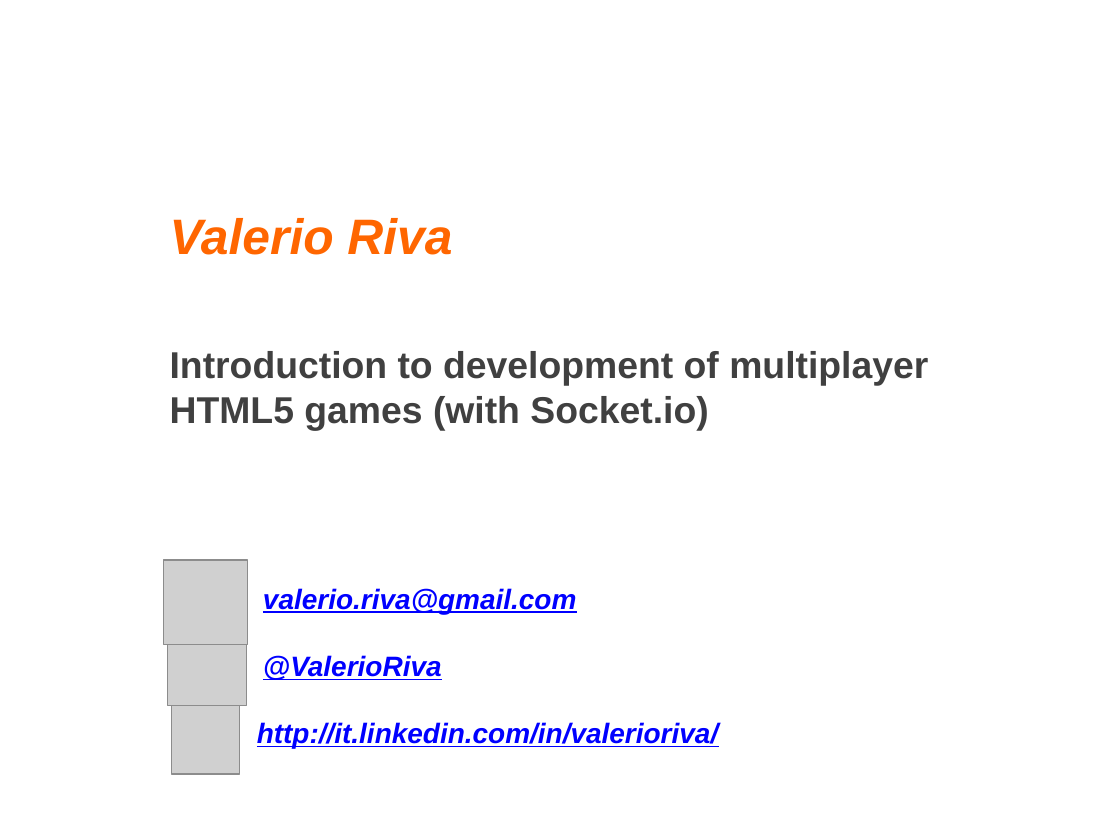
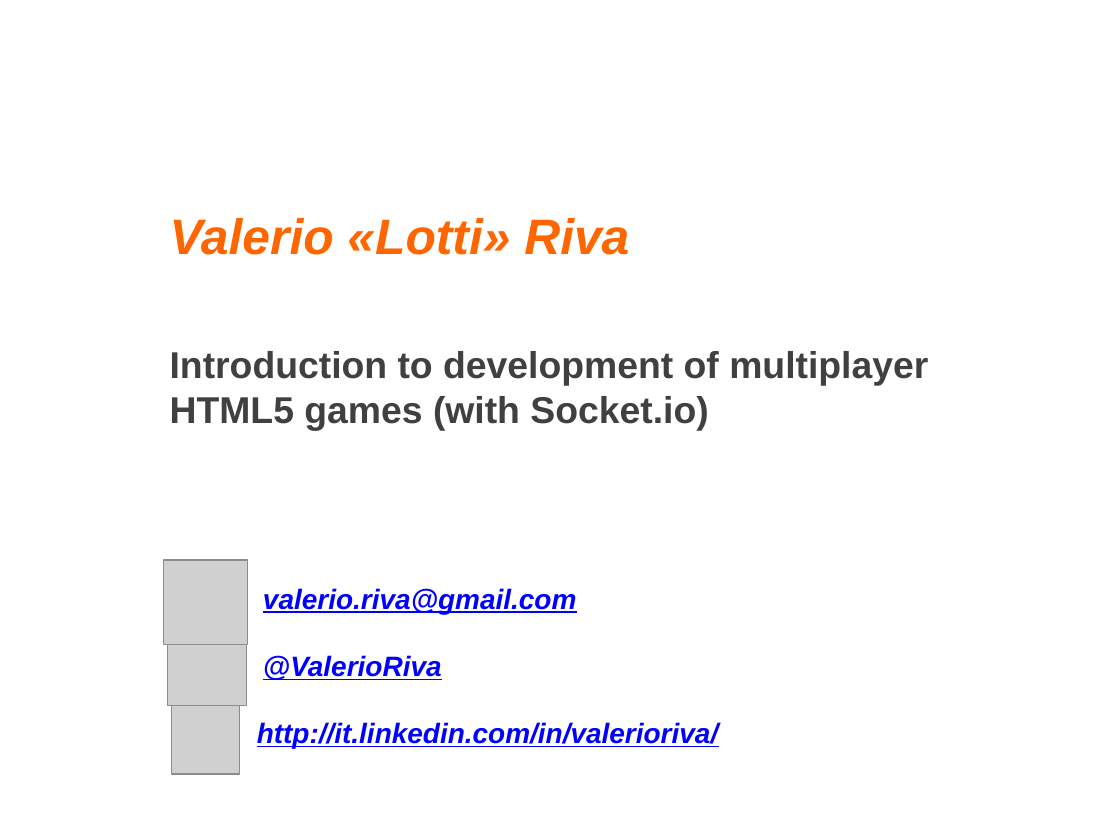
Before and after one commit to Lotti/codemotion2015, a slide deck: slide 1 of slides/slides.pptx. Drawn at 1120x840 pixels with LibreOffice and Linux fonts; fonts in the diff are those of the drawing; grey boxes stand for pictures; background and template pictures are left out. Boxes give left, top, right and bottom in pixels: in the first picture for what was removed or moved away, otherwise in the second. Text is boxed around its words. In the diff, an @@ line names an element or a change of style, - is before the commit and + after.

```diff
--- a/slides/slides.pptx
+++ b/slides/slides.pptx
@@ text at [170,218,629,255]: text changed @@
-Valerio Riva
+Valerio «Lotti» Riva
```
Also in this commit, not shown: 3 other slides changed, 7 slides added, 1 other file.
